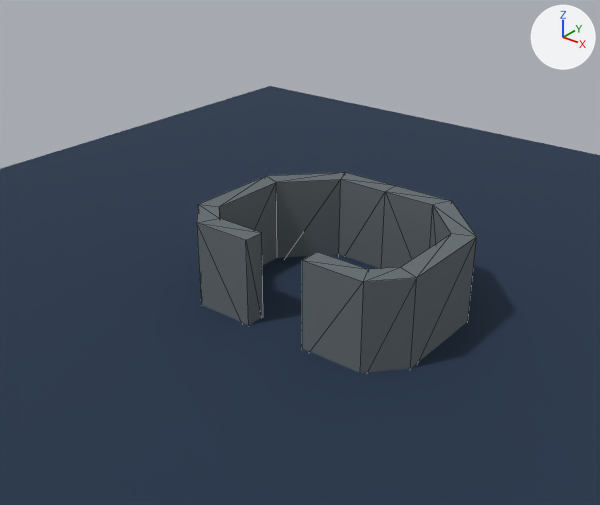
An edit to the glTF model Models/3D Models/Cave Area.glb, drawn before and after from the same camera.
Both versions are drawn from a 50 mm lens placed at (36.3, -50.2, 34.2), pointed at (0.3, -5.1, 6.3). The lights are fixed; the arrows at upper right show +X, +Y and +Z. The older version comes first. Mesh edges are drawn as thin lines on the coarser meshes.

Names of what the first picture shows: 'Cave Placeholder', 'Ground'.
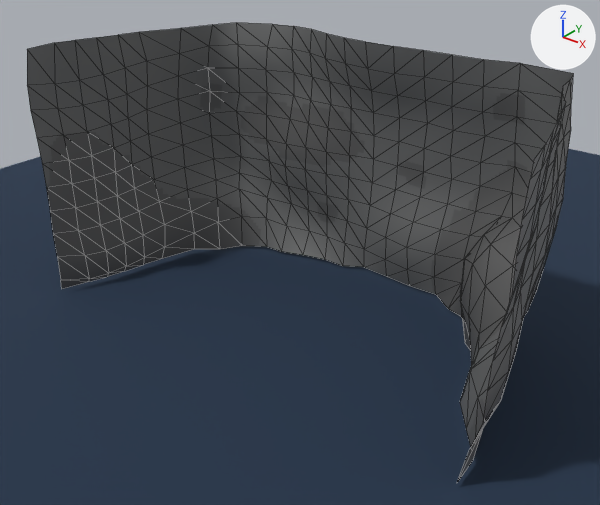
What differs and where, as boxes [x1, y1, x2, y2] in the pictures (600 x 505 px):
'Plane.002', added
    after: [27, 22, 573, 482]
'Cave Placeholder', deleted
    before: [197, 172, 477, 373]

The change, as a list of edits to the scene's bpy script:
```text
Add img_cave_wall:
    img_cave_wall = load_image('Cave Wall', '_unpacked/Cave_Wall', 256, 256, 'sRGB')
Add mat_cave_wall:
    mat_cave_wall = principled_material('Cave Wall')
    mat_cave_wall.texture = img_cave_wall
Add me_plane_014:
    me_plane_014.from_pydata(...)  # 319 vertices, 560 faces; spans x -20.1..21.3, y -14.2..6.4, z -5.0..15.3
    me_plane_014.materials.append(mat_cave_wall)  # picture img_cave_wall
Remove ob_cave_placeholder:
    ob_cave_placeholder = bpy.data.objects.new('Cave Placeholder', me_cube_004)
    ob_cave_placeholder.location = (0.0, 0.0, 3.13)
Add ob_plane_002:
    ob_plane_002 = bpy.data.objects.new('Plane.002', me_plane_014)
    ob_plane_002.location = (0.0, 0.0, 5.35)
```
